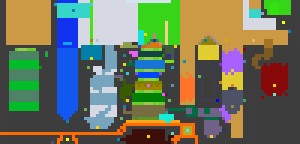
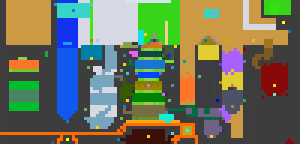
Layer changes from the first 300px x 144px image to the second:
painted on "biome_map.png" over [9, 9, 294, 144]
